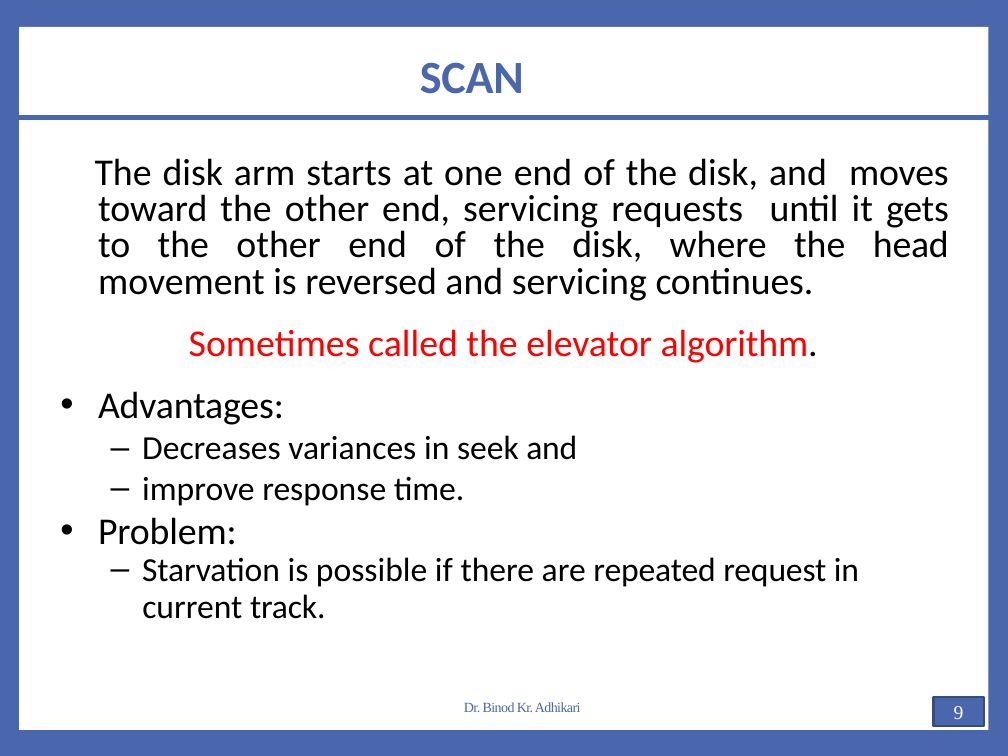
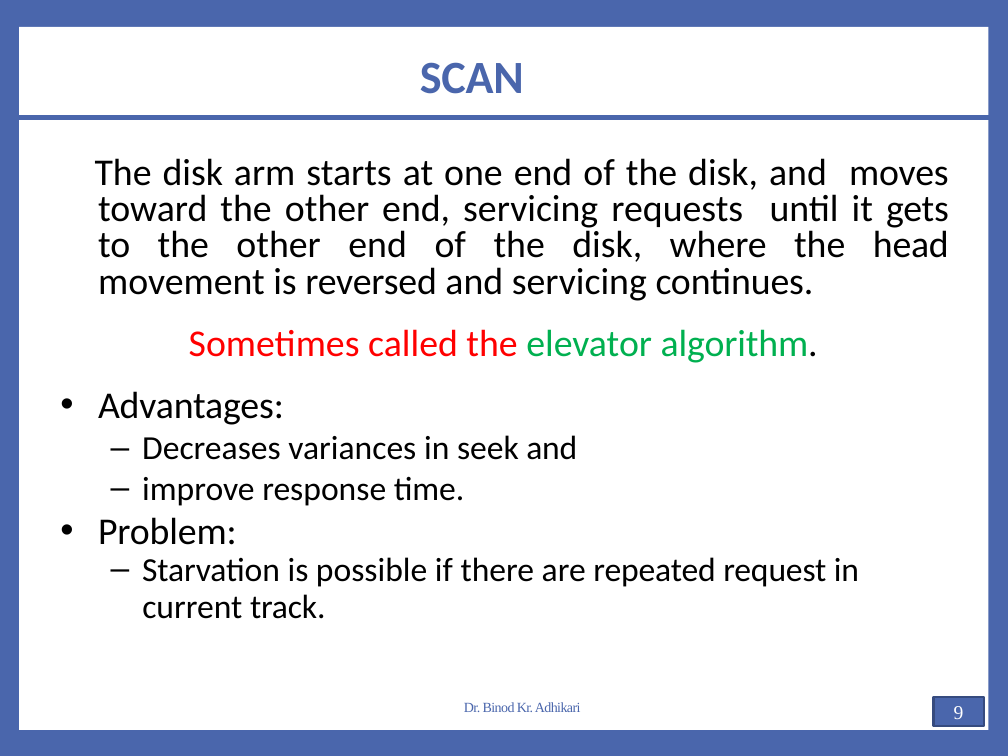
Before and after one commit to Yujan3333/Master-in-Computer-Science-and-Information-Technology, a slide deck: slide 9 of Main/Study/First Sem/All Notes and Resources Combined/AOS Notes/Unit 2.2-Chapter 5(Storage Management).pptx. Drawn at 1008x756 pixels with LibreOffice and Linux fonts; fonts in the diff are those of the drawing. Boxes give left, top, right and bottom in pixels: in the first picture for what was removed or moved away, otherwise in the second. Text is boxed around its words. In the diff, an @@ line names an element or a change of style, - is before the commit and + after.

```diff
--- a/Main/Study/First Sem/All Notes and Resources Combined/AOS Notes/Unit 2.2-Chapter 5(Storage Management).pptx
+++ b/Main/Study/First Sem/All Notes and Resources Combined/AOS Notes/Unit 2.2-Chapter 5(Storage Management).pptx
@@ text at bbox=[189, 329, 818, 363]: text colour #FF0000 to #00B050 in "elevator algorithm." @@
```
Also in this commit, not shown: 2 other slides changed, 40 other files.
